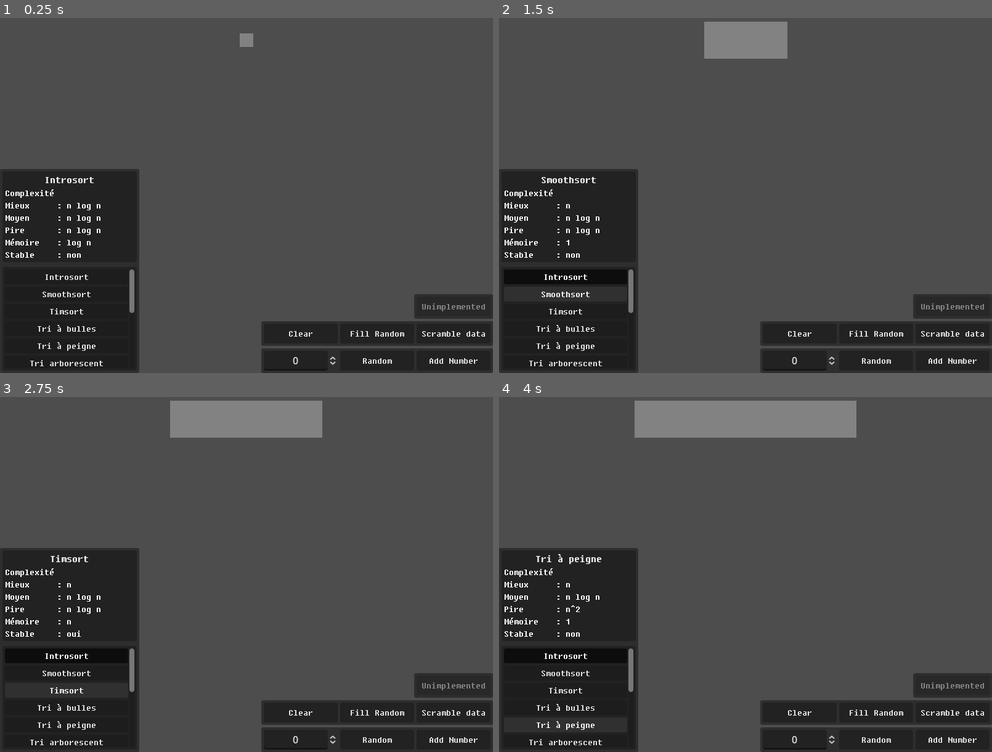
Above: before the commit, frames 1-4 (two rows, left to right).
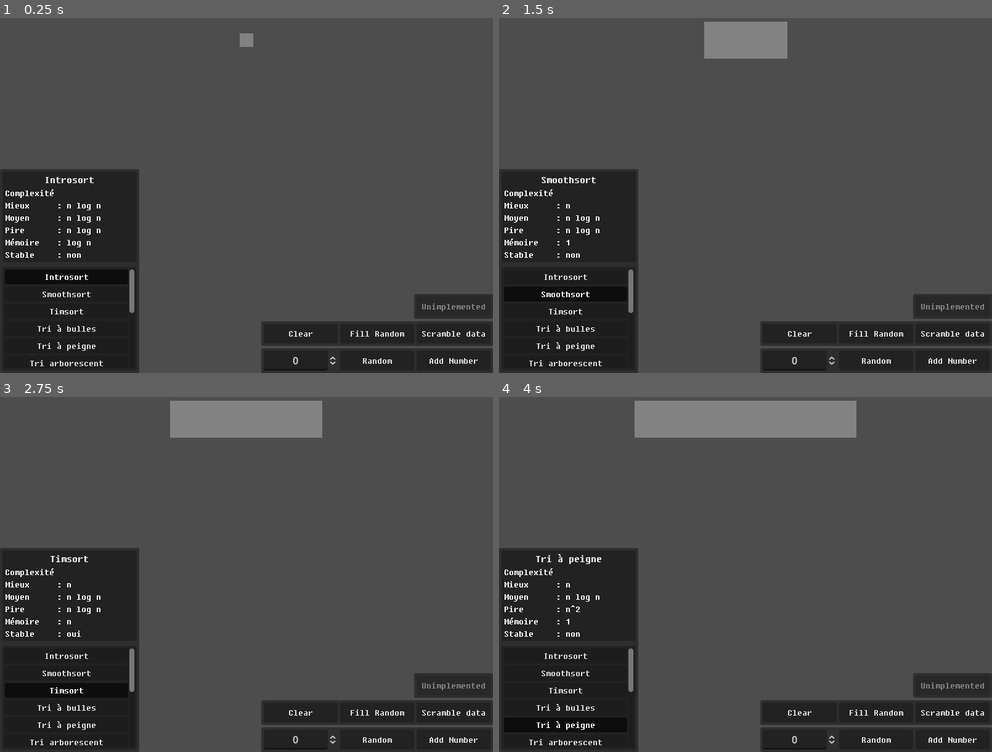
Above: after the commit, the same moments.

Repository: Mo-BiuS/AllSortOfSort
Game: Godot game, scene res://Main.tscn
Same seed, same stepped clock (60 frames per second), same inputs: the game is played once before the commit and once after it.
Inputs:
- Up to frame 1 (0.25 s): no input
- Up to frame 2 (1.5 s): click "Introsort" at 0.5 s; click "Smoothsort" at 1.25 s
- Up to frame 3 (2.75 s): click "Timsort" at 2 s
- Up to frame 4 (4 s): click "Tri à bulles" at 2.75 s; click "Tri à peigne" at 3.5 s

The runs differ from the first frame. In frame 1, less than 0.1% of the frame differs, in the area x 9-18%, y 72-74%; in frame 2, 1.0%; in frame 3, 1.0%, in the area x 1-26%, y 72-85%; in frame 4, 1.0%.

Commit message:
Changed the way the array was crating new item. Did some cleaning

Diff:
--- a/Main.gd
+++ b/Main.gd
@@ -2,31 +2,35 @@
 
 @onready var addNumber:Button = $InputCanvas/VBoxContainer/PanelContainer/MarginContainer/HBoxContainer/addNumber
 @onready var fillRandom:Button = $InputCanvas/VBoxContainer/PanelContainer3/MarginContainer/HBoxContainer/fillRandom
-@onready var arrayArea = $Draw/ArrayArea
-var numberBlock = preload("res://number_block.tscn")
+@onready var arrayArea:ArrayArea = $Solver/ArrayArea
+@onready var solver:Control = $Solver
 
-var array:Array = []
 var MAX_SIZE:int = 8;
+var selectedSort:String = ""
 
 func _on_number_select_add_number(val):
-	array.append(val)
-	var nb = numberBlock.instantiate()
-	nb.val = val
-	nb.position = Vector2(arrayArea.size.x/2+5,10)
-	arrayArea.add_child(nb)
-	if(array.size() >= 8):
+	arrayArea.addNumber(val)
+	if(arrayArea.getSize() >= 8):
 		addNumber.disabled = true
 		fillRandom.disabled = true
 
 func _on_scramble_data_pressed():
-	array = arrayArea.shuffle()
+	arrayArea.shuffle()
 
 func _on_fill_random_pressed():
-	while(array.size() < MAX_SIZE):
+	while(arrayArea.getSize() < MAX_SIZE):
 		_on_number_select_add_number(randi_range(-99,99))
 
 func _on_clear_pressed():
-	array.clear()
 	arrayArea.clear()
 	addNumber.disabled = false
 	fillRandom.disabled = false
+
+
+func _on_start_button_pressed():
+	print("start : "+selectedSort)
+	solver.set_script(load("res://src/script/"+selectedSort+".gd"))
+	solver.start()
+
+func _on_sort_list_sort_selected(str):
+	selectedSort = str;
--- a/Main.tscn
+++ b/Main.tscn
@@ -1,12 +1,12 @@
 [gd_scene load_steps=11 format=3 uid="uid://dan4hkctcfda7"]
 
 [ext_resource type="Script" path="res://Main.gd" id="1_gmf65"]
-[ext_resource type="Script" path="res://SortList.gd" id="1_lmwsi"]
-[ext_resource type="Script" path="res://SortData.gd" id="1_vpu2g"]
+[ext_resource type="Script" path="res://src/ui/SortList.gd" id="1_lmwsi"]
+[ext_resource type="Script" path="res://src/ui/SortData.gd" id="1_vpu2g"]
+[ext_resource type="PackedScene" uid="uid://h6044u63vvp2" path="res://src/item/ArrayArea.tscn" id="2_4831r"]
 [ext_resource type="FontFile" uid="uid://bnx8unymcvcap" path="res://ressources/fonts/FSEX300.ttf" id="2_l3a58"]
-[ext_resource type="Script" path="res://ArrayArea.gd" id="2_q8c8y"]
-[ext_resource type="Script" path="res://NumberSelect.gd" id="5_cecu8"]
-[ext_resource type="Script" path="res://StartButton.gd" id="6_miq7w"]
+[ext_resource type="Script" path="res://src/ui/NumberSelect.gd" id="5_cecu8"]
+[ext_resource type="Script" path="res://src/ui/StartButton.gd" id="6_miq7w"]
 
 [sub_resource type="StyleBoxEmpty" id="StyleBoxEmpty_856yr"]
 
@@ -17,22 +17,20 @@
 [node name="Main" type="Node2D"]
 script = ExtResource("1_gmf65")
 
-[node name="Draw" type="Control" parent="."]
+[node name="Solver" type="Control" parent="."]
 layout_mode = 3
 anchors_preset = 0
 
-[node name="ArrayArea" type="ColorRect" parent="Draw"]
-layout_mode = 1
-anchors_preset = 5
-anchor_left = 0.5
-anchor_right = 0.5
-offset_left = 22.0
-offset_top = 16.0
-offset_right = 22.0
-offset_bottom = 16.0
-grow_horizontal = 2
-color = Color(0.509804, 0.509804, 0.509804, 1)
-script = ExtResource("2_q8c8y")
+[node name="ArrayArea" parent="Solver" instance=ExtResource("2_4831r")]
+layout_mode = 0
+anchors_preset = 0
+anchor_left = 0.0
+anchor_right = 0.0
+offset_left = 0.0
+offset_top = 0.0
+offset_right = 0.0
+offset_bottom = 0.0
+grow_horizontal = 1
 
 [node name="SortCanvas" type="CanvasLayer" parent="."]
 
@@ -353,7 +351,9 @@
 theme_override_styles/focus = SubResource("StyleBoxEmpty_s1x7t")
 text = "Add Number"
 
+[connection signal="sortSelected" from="SortCanvas/PanelContainer/MarginContainer/VBoxContainer/PanelContainer2/MarginContainer/ScrollContainer/SortList" to="." method="_on_sort_list_sort_selected"]
 [connection signal="sortSelected" from="SortCanvas/PanelContainer/MarginContainer/VBoxContainer/PanelContainer2/MarginContainer/ScrollContainer/SortList" to="SortCanvas/PanelContainer/MarginContainer/VBoxContainer/PanelContainer/MarginContainer/SortData" method="_on_sort_list_sort_selected"]
+[connection signal="pressed" from="InputCanvas/VBoxContainer/PanelContainer2/MarginContainer/StartButton" to="." method="_on_start_button_pressed"]
 [connection signal="pressed" from="InputCanvas/VBoxContainer/PanelContainer3/MarginContainer/HBoxContainer/clear" to="." method="_on_clear_pressed"]
 [connection signal="pressed" from="InputCanvas/VBoxContainer/PanelContainer3/MarginContainer/HBoxContainer/fillRandom" to="." method="_on_fill_random_pressed"]
 [connection signal="pressed" from="InputCanvas/VBoxContainer/PanelContainer3/MarginContainer/HBoxContainer/scrambleData" to="." method="_on_scramble_data_pressed"]
--- a/project.godot
+++ b/project.godot
@@ -13,7 +13,6 @@
 config/name="AllSortOfSort"
 run/main_scene="res://Main.tscn"
 config/features=PackedStringArray("4.2", "Forward Plus")
-config/icon="res://icon.svg"
 
 [display]
 
--- /dev/null
+++ b/src/item/ArrayArea.gd
@@ -0,0 +1,76 @@
+class_name ArrayArea extends ColorRect
+
+var Y_POS = 60
+var X_POS = 400
+var goalSize:Vector2 = Vector2(420,60)
+var goalPos:Vector2 = Vector2(400,Y_POS)
+var GROW_SPEED = 1.5;
+var MOVE_SPEED = 1;
+
+var numberBlock = preload("res://src/item/NumberBlock.tscn")
+
+func _ready():
+	position = goalPos
+
+func _process(delta):
+	#goalSize = Vector2i(20+get_child_count()*50,60)
+	grow()
+	goalPos = Vector2(X_POS-size.x/2,Y_POS-size.y/2)
+	move()
+	moveChildren()
+
+func grow():
+	if(size.x < goalSize.x):
+		size.x += GROW_SPEED;
+		if(size.x > goalSize.x):size.x = goalSize.x
+	elif(size.x > goalSize.x):
+		size.x -= GROW_SPEED;
+		if(size.x < goalSize.x):size.x = goalSize.x
+
+	if(size.y < goalSize.y):
+		size.y += GROW_SPEED;
+		if(size.y > goalSize.y):size.y = goalSize.y
+	elif(size.y > goalSize.y):
+		size.y -= GROW_SPEED;
+		if(size.y < goalSize.y):size.y = goalSize.y
+func move():
+	if(global_position.x < goalPos.x):
+		global_position.x += MOVE_SPEED;
+		if(global_position.x > goalPos.x):global_position.x = goalPos.x
+	elif(global_position.x > goalPos.x):
+		global_position.x -= MOVE_SPEED;
+		if(global_position.x < goalPos.x):global_position.x = goalPos.x
+
+	if(global_position.y < goalPos.y):
+		global_position.y += MOVE_SPEED;
+		if(global_position.y > goalPos.y):global_position.y = goalPos.y
+	elif(global_position.y > goalPos.y):
+		global_position.y -= MOVE_SPEED;
+		if(global_position.y < goalPos.y):global_position.y = goalPos.y
+func moveChildren():
+	for i in get_child_count():
+		get_children()[i].goalPos.x = -15+global_position.x+(size.x-10)*i/get_child_count()+size.x/2/get_child_count()
+		get_children()[i].goalPos.y = 10+global_position.y
+
+func shuffle():
+	var child = get_children()
+	child.shuffle()
+	clear()
+	for i in child:
+		add_child(i)
+
+func clear():
+	for i in get_children():
+		remove_child(i)
+
+func getSize()->int:
+	return get_child_count()
+func getValue(at:int)->int:
+	return get_children()[at].val
+func addNumber(val:int):
+	var nb:NumberBlock = numberBlock.instantiate()
+	nb.val = val
+	add_child(nb)
+	nb.global_position = Vector2(global_position.x+size.x-5-nb.size.x,10+global_position.y)
+func setColor(at:int, val:int):
+	get_children()[at].setColor(val)
--- /dev/null
+++ b/src/item/ArrayArea.tscn
@@ -0,0 +1,15 @@
+[gd_scene load_steps=2 format=3 uid="uid://h6044u63vvp2"]
+
+[ext_resource type="Script" path="res://src/item/ArrayArea.gd" id="1_p6yfe"]
+
+[node name="ArrayArea" type="ColorRect"]
+anchors_preset = 5
+anchor_left = 0.5
+anchor_right = 0.5
+offset_left = 22.0
+offset_top = 16.0
+offset_right = 22.0
+offset_bottom = 16.0
+grow_horizontal = 2
+color = Color(0.509804, 0.509804, 0.509804, 1)
+script = ExtResource("1_p6yfe")
--- /dev/null
+++ b/src/item/NumberBlock.gd
@@ -0,0 +1,44 @@
+class_name NumberBlock extends ColorRect
+
+var goalPos:Vector2 = Vector2(0,0)
+var MOVE_SPEED = 1;
+
+var WHITE = 0;
+var GREEN = 1;
+var RED = 2;
+var YELLOW = 3;
+
+@onready var numberLabel:Label = $CenterContainer/numberLabel
+var val:int = 0;
+
+func _process(delta):
+	numberLabel.text = str(val)
+	move()
+
+func setColor(i:int):
+	match i:
+		WHITE:
+			self.color = Color(255,255,255)
+		GREEN:
+			self.color = Color(0,255,0)
+		RED:
+			self.color = Color(255,0,0)
+		YELLOW:
+			self.color = Color(255,255,0)
+		_:
+			self.color = Color(0,0,0)
+
+func move():
+	if(global_position.x < goalPos.x):
+		global_position.x += MOVE_SPEED;
+		if(global_position.x > goalPos.x):global_position.x = goalPos.x
+	elif(global_position.x > goalPos.x):
+		global_position.x -= MOVE_SPEED;
+		if(global_position.x < goalPos.x):global_position.x = goalPos.x
+
+	if(global_position.y < goalPos.y):
+		global_position.y += MOVE_SPEED;
+		if(global_position.y > goalPos.y):global_position.y = goalPos.y
+	elif(global_position.y > goalPos.y):
+		global_position.y -= MOVE_SPEED;
+		if(global_position.y < goalPos.y):global_position.y = goalPos.y
--- /dev/null
+++ b/src/item/NumberBlock.tscn
@@ -0,0 +1,25 @@
+[gd_scene load_steps=3 format=3 uid="uid://b7b53nwoq5h08"]
+
+[ext_resource type="Script" path="res://src/item/NumberBlock.gd" id="1_7h0a3"]
+[ext_resource type="FontFile" uid="uid://bnx8unymcvcap" path="res://ressources/fonts/FSEX300.ttf" id="2_38782"]
+
+[node name="NumberBlock" type="ColorRect"]
+custom_minimum_size = Vector2(40, 40)
+offset_left = 17.0
+offset_top = 24.0
+offset_right = 57.0
+offset_bottom = 64.0
+script = ExtResource("1_7h0a3")
+
+[node name="CenterContainer" type="CenterContainer" parent="."]
+layout_mode = 0
+offset_right = 40.0
+offset_bottom = 40.0
+
+[node name="numberLabel" type="Label" parent="CenterContainer"]
+layout_mode = 2
+theme_override_colors/font_color = Color(0, 0, 0, 1)
+theme_override_fonts/font = ExtResource("2_38782")
+text = "???"
+horizontal_alignment = 1
+vertical_alignment = 1
--- /dev/null
+++ b/src/script/Tri à bulles.gd
@@ -0,0 +1,4 @@
+extends Control
+
+func start():
+	print("tri a bulle start")
--- /dev/null
+++ b/src/ui/NumberSelect.gd
@@ -0,0 +1,9 @@
+extends SpinBox
+
+signal addNumber(val:int)
+
+func _on_random_pressed():
+	value = randi_range(-99,99)
+
+func _on_add_number_pressed():
+	addNumber.emit(value)
--- /dev/null
+++ b/src/ui/SortData.gd
@@ -0,0 +1,118 @@
+extends VBoxContainer
+
+@onready var cBest:Label = $GridContainer/cBest
+@onready var cMedium:Label = $GridContainer/cMedium
+@onready var cWorst:Label = $GridContainer/cWorst
+@onready var cMem:Label = $GridContainer/cMem
+@onready var stable:Label = $GridContainer/Stable
+@onready var title:Label = $title
+@onready var startButton:Button = $"../../../../../../../InputCanvas/VBoxContainer/PanelContainer2/MarginContainer/StartButton"
+
+func _on_sort_list_sort_selected(str:String):
+	title.text = str
+	match str:
+		"Introsort":
+			cBest.text = ": n log n"
+			cMedium.text = ": n log n"
+			cWorst.text = ": n log n"
+			cMem.text = ": log n"
+			stable.text = ": non"
+			startButton.implemented(false)
+		"Smoothsort":
+			cBest.text = ": n"
+			cMedium.text = ": n log n"
+			cWorst.text = ": n log n"
+			cMem.text = ": 1"
+			stable.text = ": non"
+			startButton.implemented(false)
+		"Timsort":
+			cBest.text = ": n"
+			cMedium.text = ": n log n"
+			cWorst.text = ": n log n"
+			cMem.text = ": n"
+			stable.text = ": oui"
+			startButton.implemented(false)
+		"Tri à bulles":
+			cBest.text = ": n"
+			cMedium.text = ": n^2"
+			cWorst.text = ": n^2"
+			cMem.text = ": 1"
+			stable.text = ": oui"
+			startButton.implemented(true)
+		"Tri à peigne":
+			cBest.text = ": n"
+			cMedium.text = ": n log n"
+			cWorst.text = ": n^2"
+			cMem.text = ": 1"
+			stable.text = ": non"
+			startButton.implemented(false)
+		"Tri arborescent":
+			cBest.text = ": n log n"
+			cMedium.text = ": n log n"
+			cWorst.text = ": n log n"
+			cMem.text = ": n"
+			stable.text = ": oui"
+			startButton.implemented(false)
+		"Tri cocktail":
+			cBest.text = ": n"
+			cMedium.text = ": n^2"
+			cWorst.text = ": n^2"
+			cMem.text = ": 1"
+			stable.text = ": oui"
+			startButton.implemented(false)
+		"Tri de Shell":
+			cBest.text = ": n"
+			cMedium.text = ": n log^2 n"
+			cWorst.text = ": n log^2 n"
+			cMem.text = ": 1"
+			stable.text = ": non"
+			startButton.implemented(false)
+		"Tri fusion":
+			cBest.text = ": n log n"
+			cMedium.text = ": n log n"
+			cWorst.text = ": n log n"
+			cMem.text = ": n"
+			stable.text = ": oui"
+			startButton.implemented(false)
+		"Tri pair-impair":
+			cBest.text = ": n"
+			cMedium.text = ": n^2"
+			cWorst.text = ": n^2"
+			cMem.text = ": 1"
+			stable.text = ": oui"
+			startButton.implemented(false)
+		"Tri par insertion":
+			cBest.text = ": n"
+			cMedium.text = ": n^2"
+			cWorst.text = ": n^2"
+			cMem.text = ": 1"
+			stable.text = ": oui"
+			startButton.implemented(false)
+		"Tri par selection":
+			cBest.text = ": n^2"
+			cMedium.text = ": n^2"
+			cWorst.text = ": n^2"
+			cMem.text = ": 1"
+			stable.text = ": non"
+			startButton.implemented(false)
+		"Tri par tas":
+			cBest.text = ": n log n"
+			cMedium.text = ": n log n"
+			cWorst.text = ": n log n"
+			cMem.text = ": 1"
+			stable.text = ": non"
+			startButton.implemented(false)
+		"Tri rapide":
+			cBest.text = 	": n log n"
+			cMedium.text = 	": n log n"
+			cWorst.text = 	": n^2"
+			cMem.text = 	": log n"
+			stable.text = ": non"
+			startButton.implemented(false)
+		_:
+			cBest.text = ": ???"
+			cMedium.text = ": ???"
+			cWorst.text = ": ???"
+			cMem.text = ": ???"
+			stable.text = ": ???"
+			startButton.implemented(false)
--- /dev/null
+++ b/src/ui/SortList.gd
@@ -0,0 +1,18 @@
+extends VBoxContainer
+
+signal sortSelected(str:String)
+
+func _ready():
+	var grp = ButtonGroup.new()
+	for i in get_children():
+		if i is Button:
+			i.button_group = grp;
+			i.connect("pressed",buttonPressed.bind(i))
+			i.toggle_mode = true;
+			i.button_pressed = false
+	get_children()[0].button_pressed = true
+	buttonPressed(get_children()[0])
+
+
+func buttonPressed(arg:Button):
+	sortSelected.emit(arg.text)
--- /dev/null
+++ b/src/ui/StartButton.gd
@@ -0,0 +1,9 @@
+extends Button
+
+func implemented(val:bool):
+	if(val):
+		text = "start"
+		disabled = false
+	else :
+		text = "Unimplemented"
+		disabled = true
